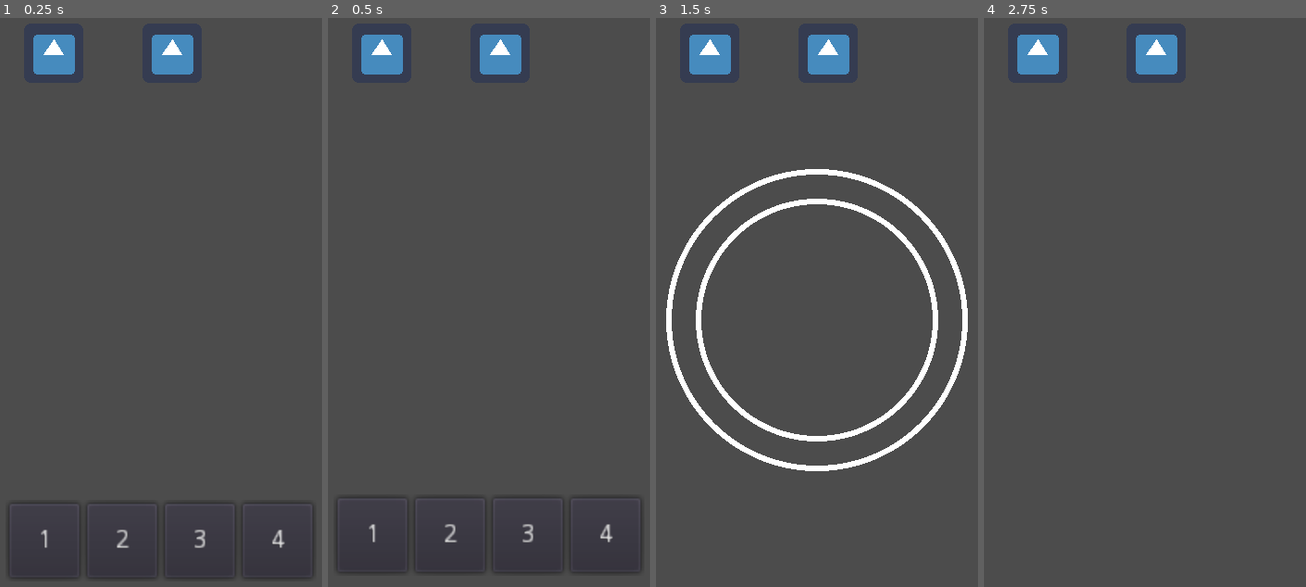
Above: before the commit, frames 1-4 (left to right).
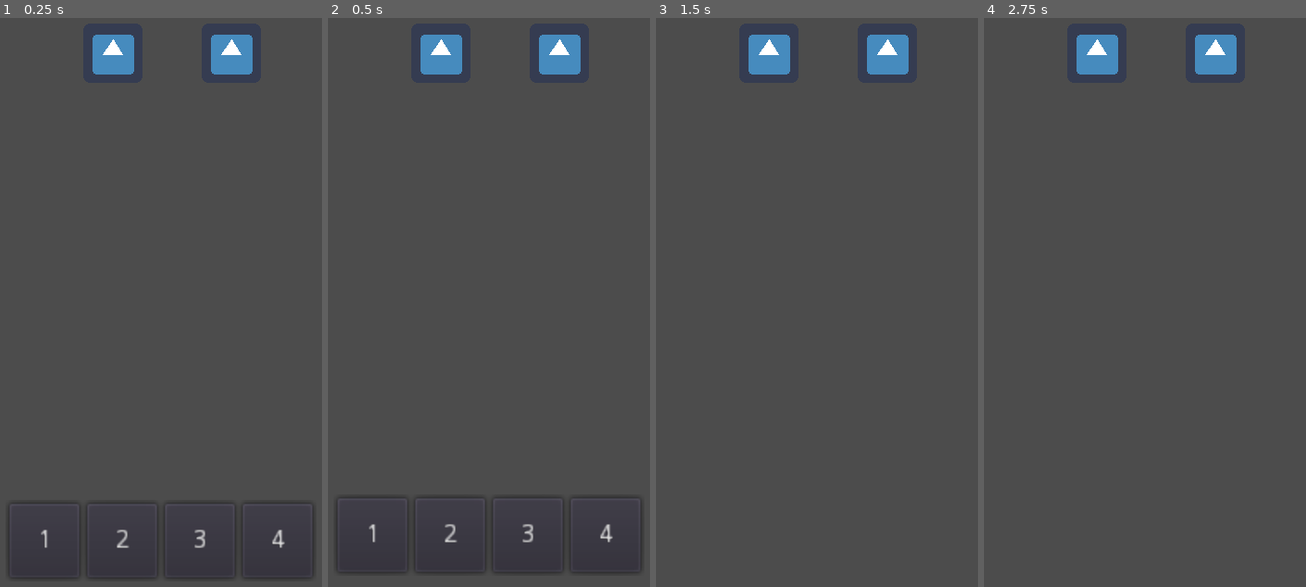
Above: after the commit, the same moments.

Repository: mharitsnf/SoulWheel
Game: Godot game, scene res://Scenes/Main/Root.tscn
Two runs of this game, one before a commit and one after it. Both use one fixed random seed, a clock stepped at 60 frames per second and the inputs below. The engine's default icon, where the game draws it, is replaced by a stand-in: a white triangle on a blue panel in a dark square.
Inputs:
- Up to frame 1 (0.25 s): no input
- Up to frame 2 (0.5 s): no input
- Up to frame 3 (1.5 s): click "1" at 0.5 s; tap Enter (ui_accept) at 1.25 s; hold Enter (ui_accept) from 1.28 s (still down)
- Up to frame 4 (2.75 s): release Enter (ui_accept) at 2.03 s; tap Enter (ui_accept) at 2.1, 2.27, 2.57 s

The runs differ from the first frame. In frame 1, 3.6% of the frame differs, in the area x 10-79%, y 2-10%; in frame 2, 3.6%; in frame 3, 8.7%, in the area x 3-97%, y 2-80%; in frame 4, 3.6%.

Commit message:
Rotating soul areas

Diff:
--- a/Resources/Enemies/Enemy1.tres
+++ b/Resources/Enemies/Enemy1.tres
@@ -6,4 +6,14 @@
 script = ExtResource( 1 )
 name = "Enemy1"
 max_health = 30
-soul_areas = [ [ 0, 30 ], [ 60, 90 ] ]
+soul_areas = [ {
+"end_angle": 30,
+"move_speed": 50,
+"start_angle": 0,
+"start_rot_angle": 20
+}, {
+"end_angle": 120,
+"move_speed": 100,
+"start_angle": 60,
+"start_rot_angle": 0
+} ]
--- a/Scenes/Components/Enemy/enemy.gd
+++ b/Scenes/Components/Enemy/enemy.gd
@@ -1,4 +1,5 @@
 extends Character
+class_name Enemy
 
 
 export var enemy_data_model : Resource
@@ -14,6 +15,12 @@
 	print("enemy playing")
 	yield(self, "input_signal")
 
+func get_soul_area_data():
+	var data = []
+	if enemy_data_model is EnemyDataModel:
+		data = enemy_data_model.soul_areas
+	return data
+
 func _input(event):
 	if event.is_action_pressed("ui_cancel"):
 		emit_signal("input_signal")
--- a/Scenes/Components/Player/player.gd
+++ b/Scenes/Components/Player/player.gd
@@ -10,6 +10,7 @@
 var wheel_ins : Node2D = null
 
 onready var root : Node = get_parent().get_parent()
+onready var turn_manager : Node2D = get_parent()
 
 signal skill_button_pressed
 
@@ -28,10 +29,22 @@
 	yield(_destroy_skill_hud(), "completed")
 
 	# Soul lock phase
-	yield(_summon_wheel(), "completed")
-	yield(get_tree().create_timer(1), "timeout")
-	yield(_destroy_wheel(), "completed")
+	for character in turn_manager.get_children():
+		if character is Enemy:
+			var soul_area_data = character.get_soul_area_data()
 
+			yield(_summon_wheel(), "completed")
+
+			wheel_ins.set_enemy_data(character, soul_area_data)
+			yield(wheel_ins.draw_new_areas(), "completed") # Draw the soul areas
+			yield(wheel_ins.soul_lock(), "completed") # Rotate the soul areas; wait 3 secs or until action button is pressed
+
+			yield(_destroy_wheel(), "completed")
+
+			# Change this to transition effects between enemies
+			yield(get_tree().create_timer(1), "timeout")
+
+	print(WheelSingleton.saved_areas)
 
 	# Soul strike phase
 
--- /dev/null
+++ b/Scenes/Components/Soul Area/SoulArea.tscn
@@ -0,0 +1,6 @@
+[gd_scene load_steps=2 format=2]
+
+[ext_resource path="res://Scenes/Components/Soul Area/soul_area.gd" type="Script" id=1]
+
+[node name="SoulArea" type="Line2D"]
+script = ExtResource( 1 )
--- /dev/null
+++ b/Scenes/Components/Soul Area/soul_area.gd
@@ -0,0 +1,7 @@
+extends Line2D
+
+
+var start_angle = null
+var end_angle = null
+var move_speed = null
+var start_rot_angle = null
--- a/Scenes/Components/Wheel/Wheel.tscn
+++ b/Scenes/Components/Wheel/Wheel.tscn
@@ -14,3 +14,5 @@
 default_color = Color( 1, 1, 1, 1 )
 
 [node name="Areas" type="Node2D" parent="."]
+
+[node name="SavedAreas" type="Node2D" parent="."]
--- a/Scenes/Components/Wheel/wheel.gd
+++ b/Scenes/Components/Wheel/wheel.gd
@@ -1,14 +1,45 @@
 extends Node2D
 
+
+export(float) var soul_lock_duration = 3
 
 onready var outer_line = $OuterLine
 onready var inner_line = $InnerLine
 
+var rng = RandomNumberGenerator.new()
+var enemy : Enemy = null
+var soul_area_data : Array = []
+var running : bool = false
+var time_elapsed : float = 0
+
+signal stop_running
+signal start_running
+
+
+func _process(delta):
+	if running:
+
+		for i in range($Areas.get_child_count()):
+			$Areas.get_child(i).rotation_degrees += delta * soul_area_data[i].move_speed * soul_area_data[i].rot_direction
+
+		time_elapsed += delta
+
+		if time_elapsed > soul_lock_duration or Input.is_action_pressed("ui_accept"):
+			emit_signal("stop_running")
+
 
 func initialize():
 	yield(get_tree(), "idle_frame")
+
+	rng.randomize()
+
 	position = Configurations.wheel_center
-	draw_outline()
+
+	var _e = connect("stop_running", self, "_on_stop_running")
+	_e = connect("start_running", self, "_on_start_running")
+
+	_draw_outline()
+	_draw_saved_areas()
 
 
 func destroy():
@@ -16,8 +47,32 @@
 	queue_free()
 
 
+func set_enemy_data(_enemy, _soul_area_data):
+	enemy = _enemy
+	soul_area_data = _soul_area_data
+
+	for soul_area in soul_area_data:
+		soul_area.move_speed += rng.randf_range(-20, 20)
+		soul_area.start_rot_angle += rng.randf_range(-5, 5)
+		soul_area.rot_direction = (rng.randi_range(0, 1) * 2) - 1
+
+
+func draw_new_areas():
+	yield(get_tree(), "idle_frame")
+
+	for single_data in soul_area_data:
+		var new_area = _create_area(single_data.start_rot_angle)
+		$Areas.add_child(new_area)
+		_draw_area(new_area, 72, single_data.start_angle, single_data.end_angle)
+
+
+func soul_lock():
+	emit_signal("start_running")
+	yield(self, "stop_running")
+
+
 # Function for drawing the wheel's outline.
-func draw_outline():
+func _draw_outline():
 	for i in range(0, 361):
 		var radian = deg2rad(1.0 * i)
 		outer_line.add_point(_calculate_point_on_circle(radian, 80))
@@ -27,7 +82,11 @@
 		inner_line.add_point(_calculate_point_on_circle(radian, 64))
 
 
-func draw_area(line_node: Line2D, radius: float, start_angle: int, end_angle: int) -> void:
+func _draw_saved_areas():
+	pass
+
+
+func _draw_area(line_node: Line2D, radius: float, start_angle: int, end_angle: int) -> void:
 	for i in range(start_angle, end_angle + 1):
 		var radian = deg2rad(1.0 * i)
 		line_node.add_point(_calculate_point_on_circle(radian, radius))
@@ -39,3 +98,27 @@
 	var point = Vector2(s * radius, c * radius)
 
 	return point
+
+
+func _create_area(rot_angle):
+	var area = Line2D.new()
+	area.width = 8
+	area.rotation_degrees = rot_angle
+	return area
+
+
+func _on_start_running():
+	running = true
+
+
+func _on_stop_running():
+	running = false
+	time_elapsed = 0
+
+	var locked_areas = []
+	for i in range($Areas.get_child_count()):
+		var locked_area = soul_area_data[i]
+		locked_area.current_rotation = $Areas.get_child(i).rotation_degrees
+		locked_areas.append(locked_area)
+
+	WheelSingleton.saved_areas[enemy.get_instance_id()] = locked_areas
--- a/Scenes/Main/Root.tscn
+++ b/Scenes/Main/Root.tscn
@@ -15,14 +15,9 @@
 [node name="Player" parent="TurnManager" instance=ExtResource( 4 )]
 
 [node name="Enemy" parent="TurnManager" instance=ExtResource( 2 )]
-position = Vector2( 32, 32 )
+position = Vector2( 64, 32 )
 enemy_data_model = ExtResource( 3 )
 
 [node name="Enemy2" parent="TurnManager" instance=ExtResource( 2 )]
-position = Vector2( 96, 32 )
+position = Vector2( 128, 32 )
 enemy_data_model = ExtResource( 3 )
-
-[node name="ColorRect" type="ColorRect" parent="."]
-anchor_right = 1.0
-anchor_bottom = 1.0
-color = Color( 0, 0, 0, 0 )
--- /dev/null
+++ b/Singletons/wheel_singleton.gd
@@ -0,0 +1,3 @@
+extends Node
+
+var saved_areas : Dictionary = {}
--- a/project.godot
+++ b/project.godot
@@ -13,6 +13,11 @@
 "class": "Character",
 "language": "GDScript",
 "path": "res://Scenes/Components/Character/character.gd"
+}, {
+"base": "Character",
+"class": "Enemy",
+"language": "GDScript",
+"path": "res://Scenes/Components/Enemy/enemy.gd"
 }, {
 "base": "Resource",
 "class": "EnemyDataModel",
@@ -36,6 +41,7 @@
 } ]
 _global_script_class_icons={
 "Character": "",
+"Enemy": "",
 "EnemyDataModel": "",
 "Player": "",
 "PlayerDataModel": "",
@@ -52,6 +58,7 @@
 
 Configurations="*res://Singletons/configurations.gd"
 Globals="*res://Singletons/globals.gd"
+WheelSingleton="*res://Singletons/wheel_singleton.gd"
 
 [display]
 
